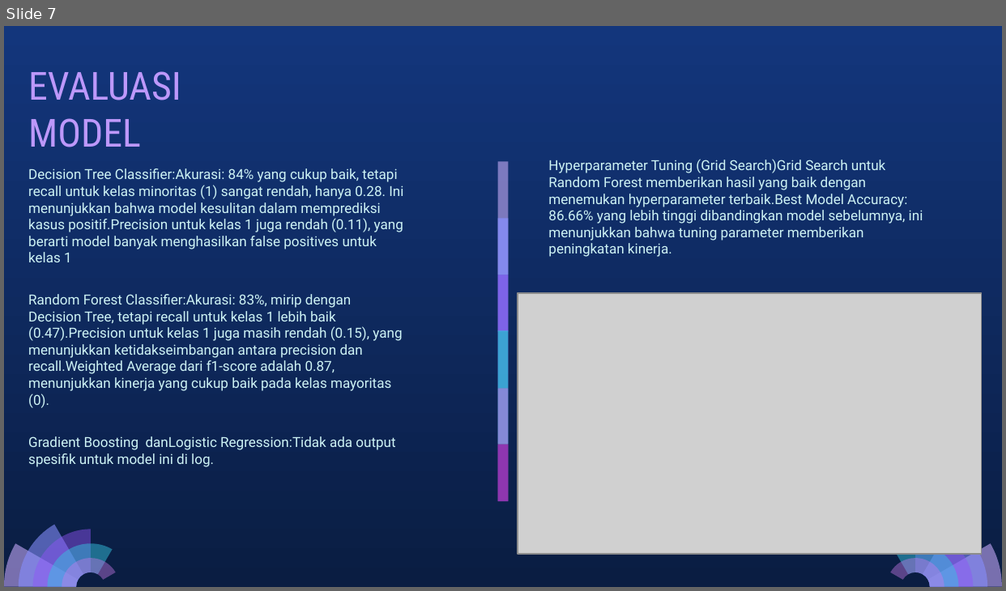
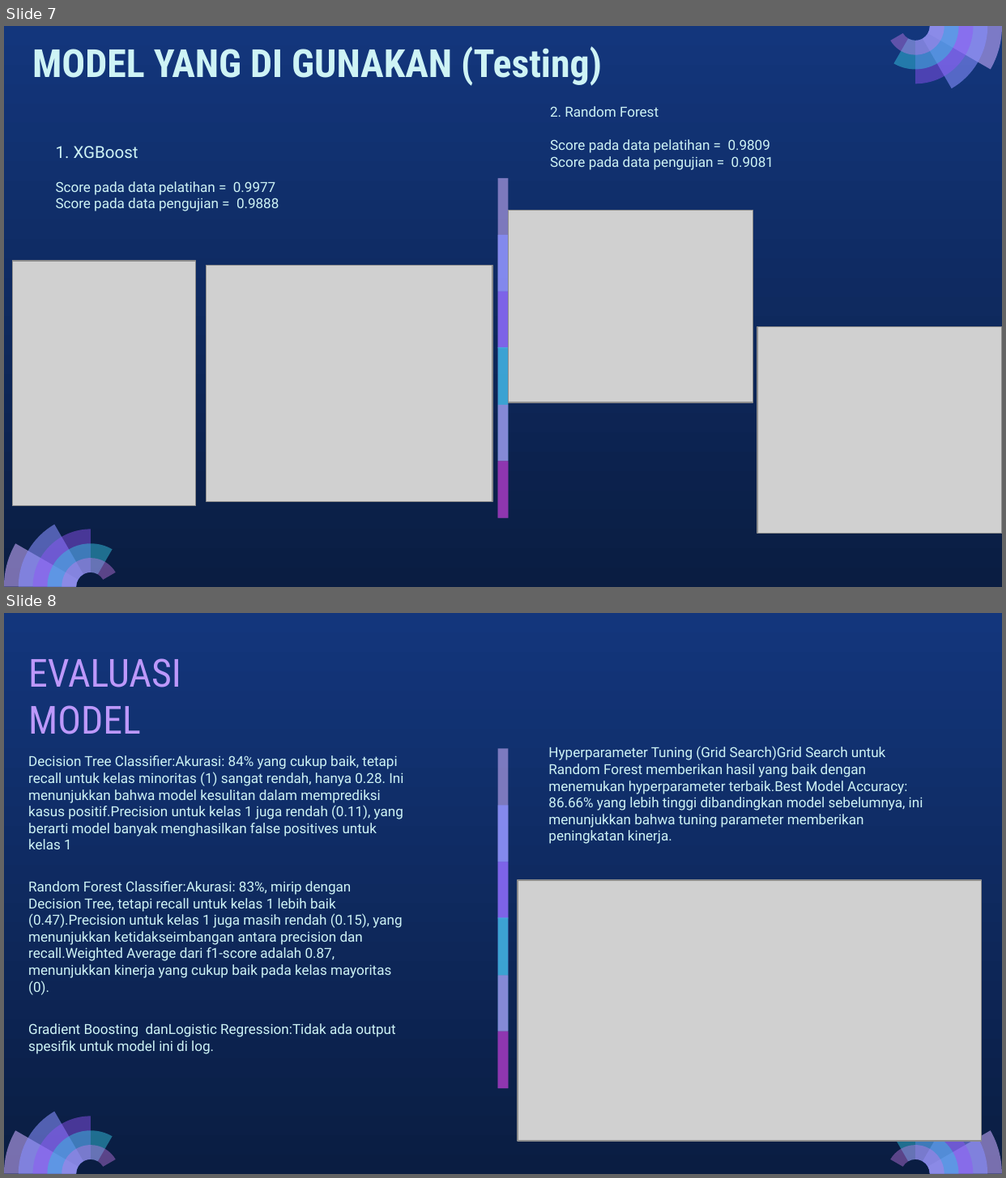
Before and after one commit to penoFahmi/Diabetes-Prediction, a slide deck: Diabetes Prediction.pptx. Shown one above the other, each under a label of ours: slide 7 before the commit, slides 7 and 8 after it. The pictures are 1006x591 and 1006x1178 pixels, drawn with LibreOffice and Linux fonts; fonts in the diff are those of the drawing; grey boxes stand for pictures. Boxes give left, top, right and bottom in pixels: in the first picture for what was removed or moved away, otherwise in the second. Text is boxed around its words. In the diff, an @@ line names an element or a change of style, - is before the commit and + after.

```diff
--- a/Diabetes Prediction.pptx
+++ b/Diabetes Prediction.pptx
@@ slide 7 added at [4,26,1002,587], background gradient #13367C to #0A1D42; not listed: 5 template elements that a slide beside it also shows @@
@@ title added at [32,46,602,86], 28 pt, text #CEF3F5, bold @@
+MODEL YANG DI GUNAKAN (Testing)
@@ group added at [890,26,1002,89]: 5 freeform shapes @@
@@ text added at [550,106,774,170], 10 pt, text #CEF3F5 @@
+2. Random Forest
+Score pada data pelatihan = 0.9809
+Score pada data pengujian = 0.9081
@@ text added at [56,146,279,211], 10 pt, text #CEF3F5 @@
+1. XGBoost
+Score pada data pelatihan = 0.9977
+Score pada data pengujian = 0.9888
@@ picture added at [508,211,752,403] @@
@@ picture added at [12,261,196,506] @@
@@ picture added at [206,266,492,502] @@
@@ picture added at [757,327,1002,533] @@
@@ group added at [498,178,508,519]: 6 rectangles @@
@@ what was slide 7 is now slide 8 @@
```
Also in this commit, not shown: 3 slides changed, 2 other slides added, 2 slides removed, 6 other files.
